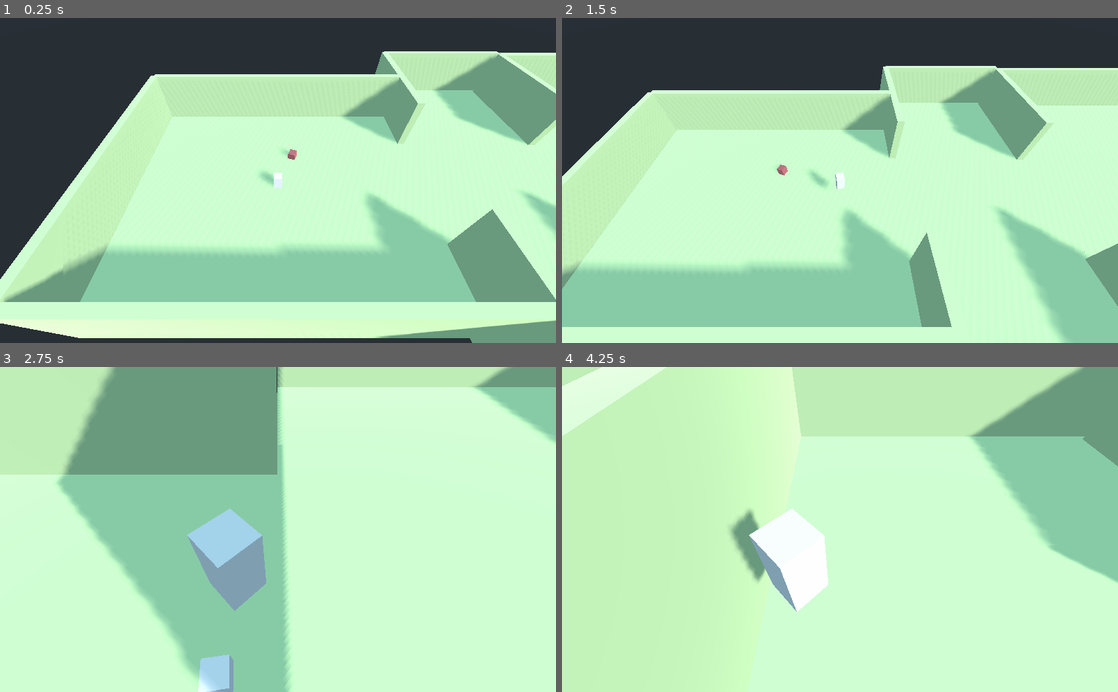
Above: before the commit, frames 1-4 (two rows, left to right).
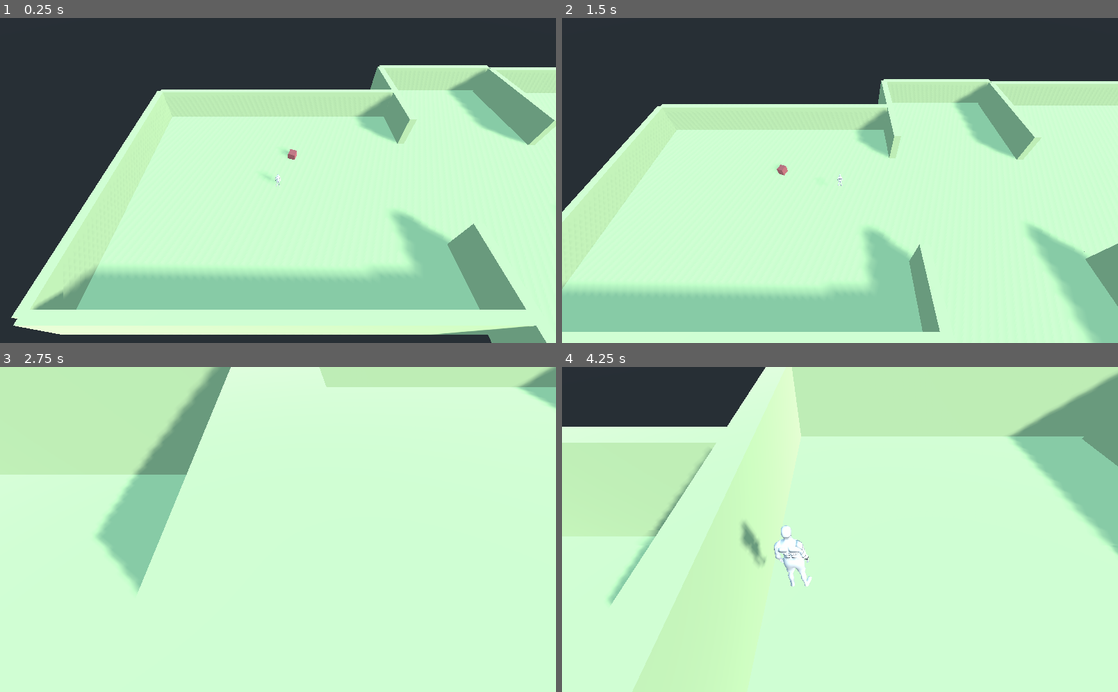
Above: after the commit, the same moments.

Repository: dam7lc/DGen-godot
Game: Godot game, scene res://Main.tscn
Same seed, same stepped clock (60 frames per second), same inputs: the game is played once before the commit and once after it.
Inputs (mouse positions are in pixels of both pictures, inside the frame that each line leads up to):
- Up to frame 1 (0.25 s): no input
- Up to frame 2 (1.5 s): tap Enter at 0.5 s; move the mouse to (962, 164) at 0.52 s; hold D (strafe_right) 0.53-1.28 s; hold V (change_camera) 0.53-1.28 s; tap Space (jump) at 0.77 s; move the mouse to (812, 180) at 1.27 s; hold W (forward) from 1.28 s (still down); tap V (change_camera) at 1.35 s
- Up to frame 3 (2.75 s): tap Space (jump) at 1.52 s; move the mouse to (333, 458) at 2.02 s; release W (forward) at 2.03 s; hold D (strafe_right) from 2.03 s (still down); hold V (change_camera) from 2.03 s (still down)
- Up to frame 4 (4.25 s): move the mouse to (834, 536) at 2.77 s; release D (strafe_right) at 2.78 s; release V (change_camera) at 2.78 s; hold W (forward) from 2.78 s (still down); tap V (change_camera) at 2.85 s; tap Space (jump) at 3.02, 3.77 s; move the mouse to (878, 532) at 3.52 s; hold V (change_camera) from 3.53 s (still down)

The runs differ from the first frame. In frame 1, 22% of the frame differs, in the area x 0-100%, y 10-100%; in frame 2, 17%; in frame 3, 28%, in the area x 10-100%, y 0-100%; in frame 4, 24%.

Commit message:
agregar cambio

Diff:
--- a/Godot3.2.3/Main.tscn
+++ b/Godot3.2.3/Main.tscn
@@ -6,6 +6,7 @@
 [ext_resource path="res://Torretilla.gd" type="Script" id=4]
 [ext_resource path="res://objects_spatial_material.tres" type="Material" id=5]
 [ext_resource path="res://mouseTrackAuxCollision.gd" type="Script" id=6]
+[ext_resource path="res://Mesh.tscn" type="PackedScene" id=7]
 
 [sub_resource type="BoxShape" id=1]
 
@@ -46,9 +47,13 @@
 
 [node name="Unit" type="MeshInstance" parent="Player"]
 transform = Transform( 1, 0, 0, 0, 2, 0, 0, 0, 1, 0, 0.928764, 0 )
+visible = false
 mesh = ExtResource( 1 )
 skeleton = NodePath("")
 material/0 = null
+
+[node name="Mesh" parent="Player" instance=ExtResource( 7 )]
+transform = Transform( -1, 0, -3.89414e-07, 0, 1, 0, 3.89414e-07, 0, -1, 0, 0, 0 )
 
 [node name="DirectionalLight" type="DirectionalLight" parent="."]
 transform = Transform( 0.553488, 0.569219, 0.607981, -0.804192, 0.175394, 0.567901, 0.216624, -0.80326, 0.55484, -0.0972924, 0.0785482, 0.273808 )
--- /dev/null
+++ b/Godot3.2.3/Mesh.tscn
@@ -0,0 +1,8 @@
+[gd_scene load_steps=2 format=2]
+
+[ext_resource path="res://untitled.glb" type="PackedScene" id=1]
+
+[node name="untitled" instance=ExtResource( 1 )]
+
+[node name="Cube001" parent="Rig/Skeleton" index="0"]
+transform = Transform( -1.3, 0, -4.23594e-07, 0, 1.3, 0, 4.23594e-07, 0, -1.3, 0, 0, 0 )
--- a/Godot3.2.3/Player.gd
+++ b/Godot3.2.3/Player.gd
@@ -26,7 +26,7 @@
 		camera = $SpringArm/Camera
 		springArm = $SpringArm
 		springArm.add_excluded_object(.get_rid())
-		player_mesh = $Unit
+		player_mesh = $Mesh
 		array_paredes_a_ignorar = Array()
 
 func agregar_pared_a_ignorar(pared):
@@ -79,7 +79,7 @@
 			ignore.append(.get_rid())
 			var result = space_state.intersect_ray(from, to, ignore, 0x7FFFFFFF, true, true)
 			if(result):
-				player_mesh.look_at(Vector3(result.position.x, .45, result.position.z), Vector3(0,1,0))
+				player_mesh.look_at(Vector3(result.position.x, .3, result.position.z), Vector3(0,1,0))
 
 
 
@@ -94,13 +94,13 @@
 				springArm.set_translation(Vector3(1,1.5,-.5))
 				camera.set_translation(Vector3(0,0,0))
 				springArm.clear_excluded_objects()
+				player_mesh.set_rotation_degrees(Vector3(0,0,0))
 			elif isTP: #Si estamos en tercera persona, cambiar a primera persona
 				isTP = false
 				isFP = true
 				springArm.set_length(0)
 				springArm.set_translation(Vector3(0,1.5,-1))
 				springArm.set_rotation_degrees(Vector3(0,0,0))
-
 			elif isFP: #Si estamos en primera persona, cambiar a vista hacia arriba
 				isTP = false
 				isFP = false
--- a/Godot3.2.3/ScriptGenerador.gd
+++ b/Godot3.2.3/ScriptGenerador.gd
@@ -3,9 +3,11 @@
 const cuantos = 4
 var room_center = Vector2(0,0)
 var floor_collision
+
 var room_x
 var room_z
-const room_y = 10
+const room_y = 5
+
 var player
 var surface_material
 
Not shown: 1 places in Godot3.2.3/Main.tscn that only renumber resources
Binary file added: Godot3.2.3/untitled.glb
Not shown, added: Godot3.2.3/untitled.glb.import
